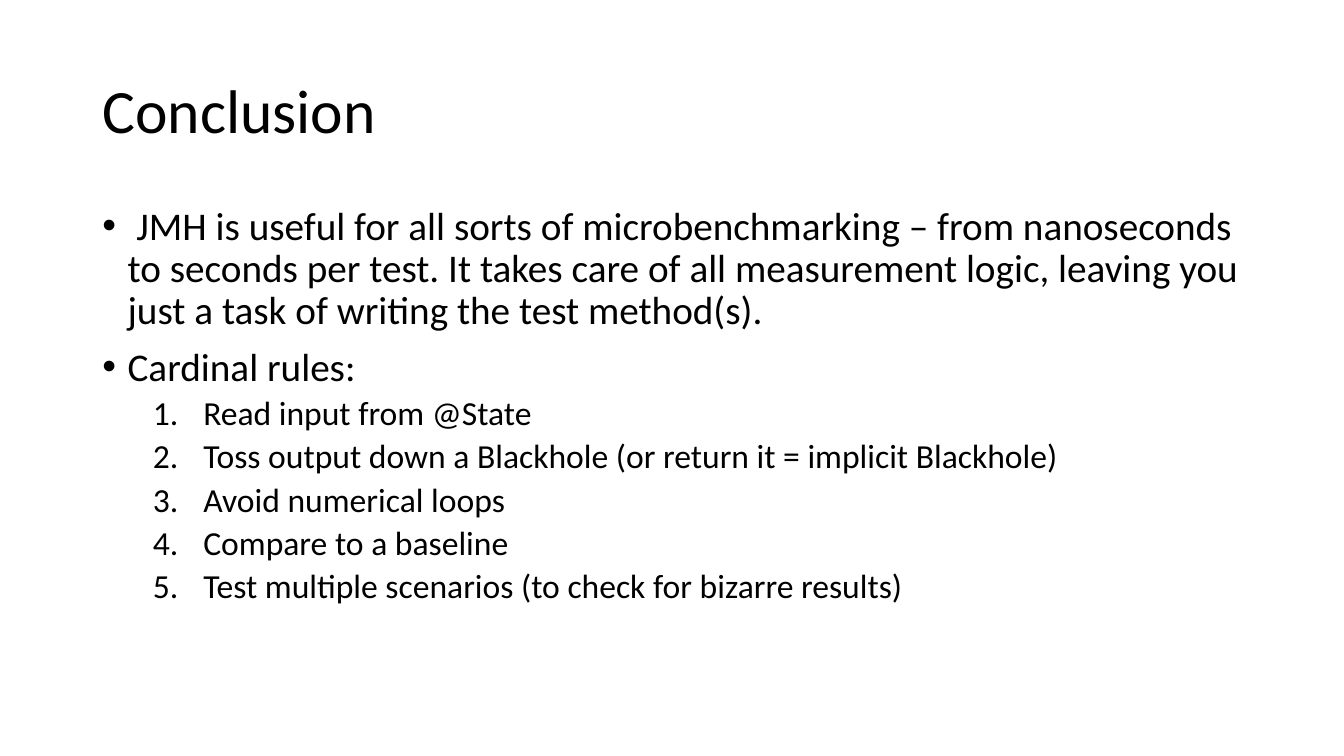
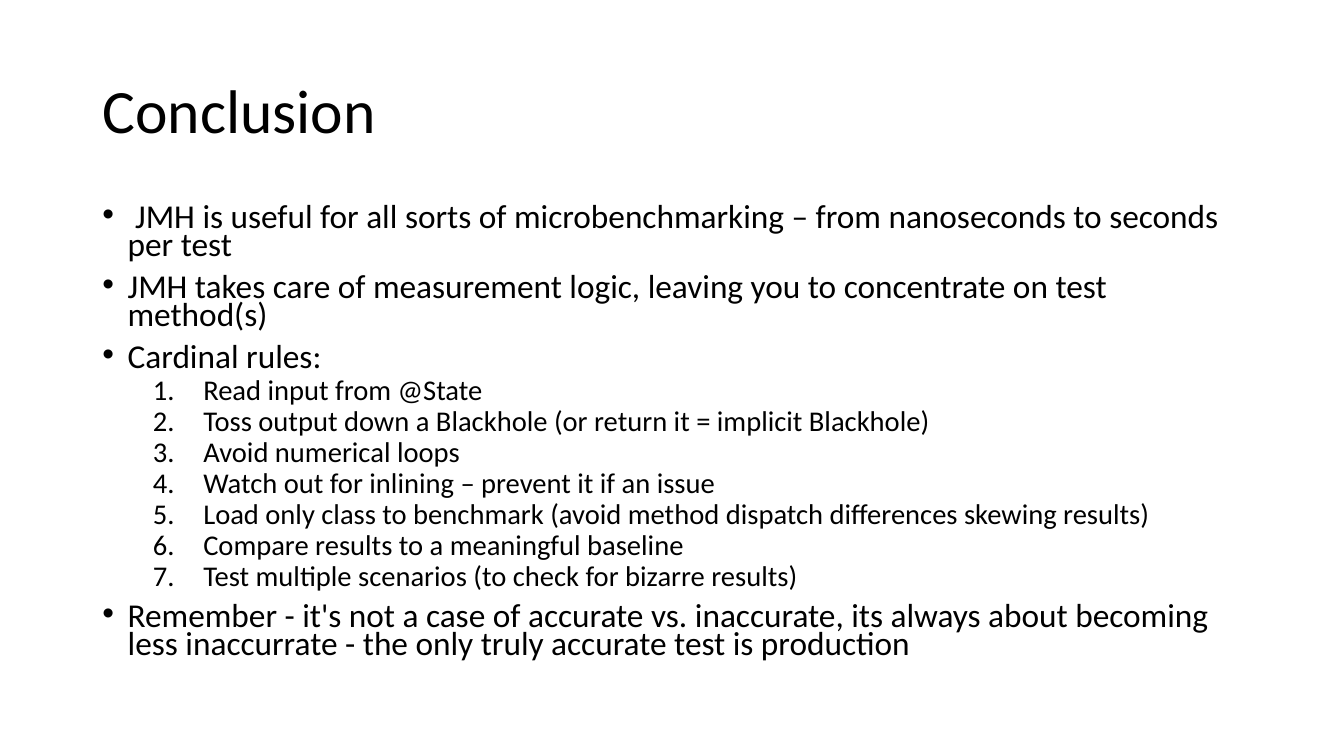
Before and after one commit to tresat/JMH-Presentation, a slide deck: slide 42 of doc/slides.pptx. Drawn at 1344x756 pixels with LibreOffice and Linux fonts; fonts in the diff are those of the drawing. Boxes give left, top, right and bottom in pixels: in the first picture for what was removed or moved away, otherwise in the second. Text is boxed around its words. In the diff, an @@ line names an element or a change of style, - is before the commit and + after.

```diff
--- a/doc/slides.pptx
+++ b/doc/slides.pptx
@@ text at [128, 205, 1218, 331]: text changed; size 28 to 23.8 pt @@
-• JMH is useful for all sorts of microbenchmarking – from nanoseconds to seconds per test. It takes care of all measurement logic, leaving you just a task of writing the test method(s).
+• JMH is useful for all sorts of microbenchmarking – from nanoseconds to seconds per test
+• JMH takes care of measurement logic, leaving you to concentrate on test method(s)
@@ text at [128, 345, 929, 591]: size 28 to 23.8 pt in "Cardinal rules:"; size 24 to 20.4 pt in "Read input from @State", "Toss output down a Blackhole (or return ...", "Avoid numerical loops", "Test multiple scenarios (to check for bizarre ..."; line spacing 0.9 to 0.7 @@
@@ text at [203, 473, 1149, 560]: text changed; size 24 to 20.4 pt @@
-  4. Compare to a baseline
+  4. Watch out for inlining – prevent it if an issue
+  5. Load only class to benchmark (avoid method dispatch differences skewing results)
+  6. Compare results to a meaningful baseline
@@ text at [128, 604, 1208, 661]: paragraph added @@
+• Remember - it's not a case of accurate vs. inaccurate, its always about becoming less inaccurrate - the only truly accurate test is production
```
Also in this commit, not shown: 10 other slides changed, 7 slides added, 8 slides removed, 13 other files.
